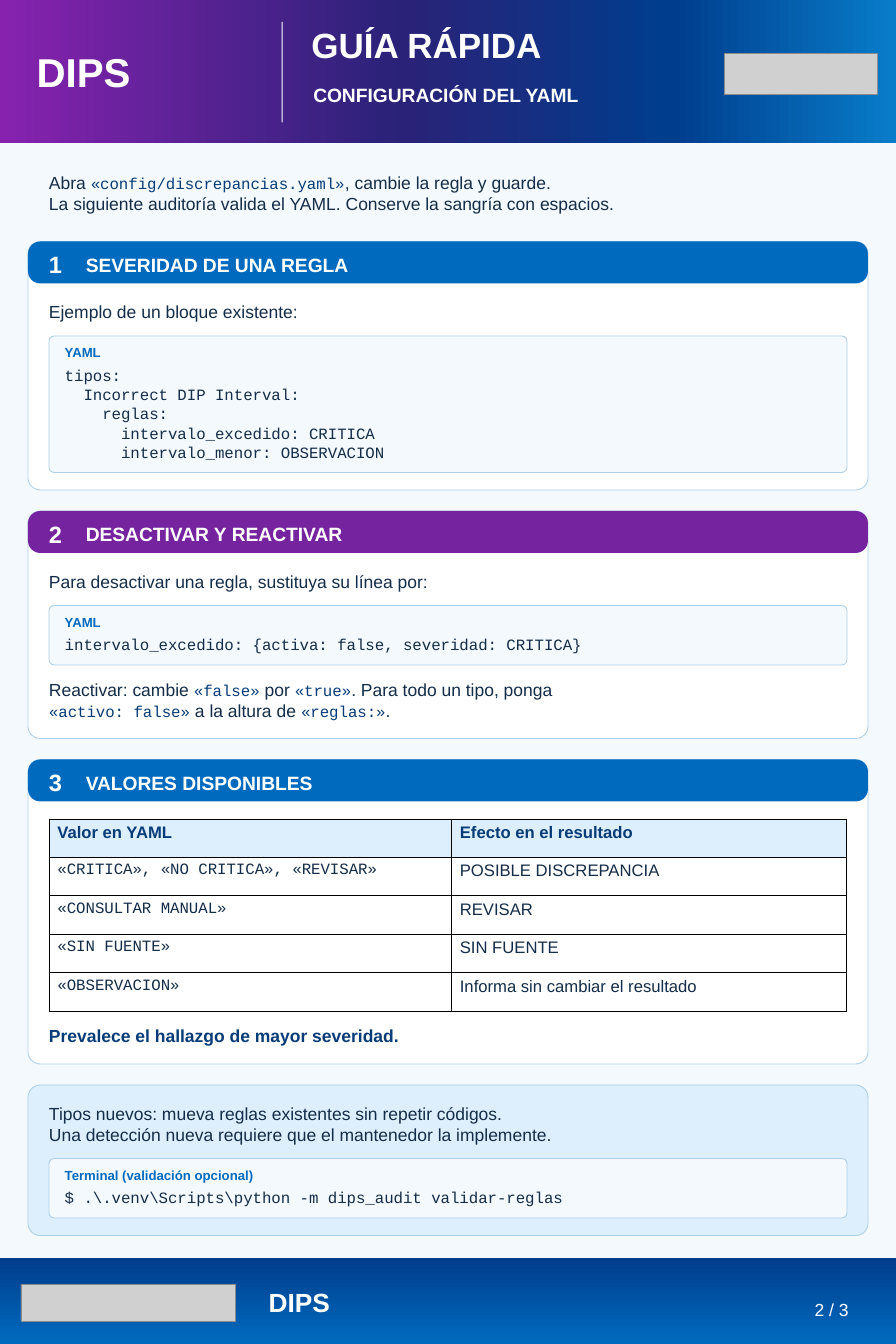
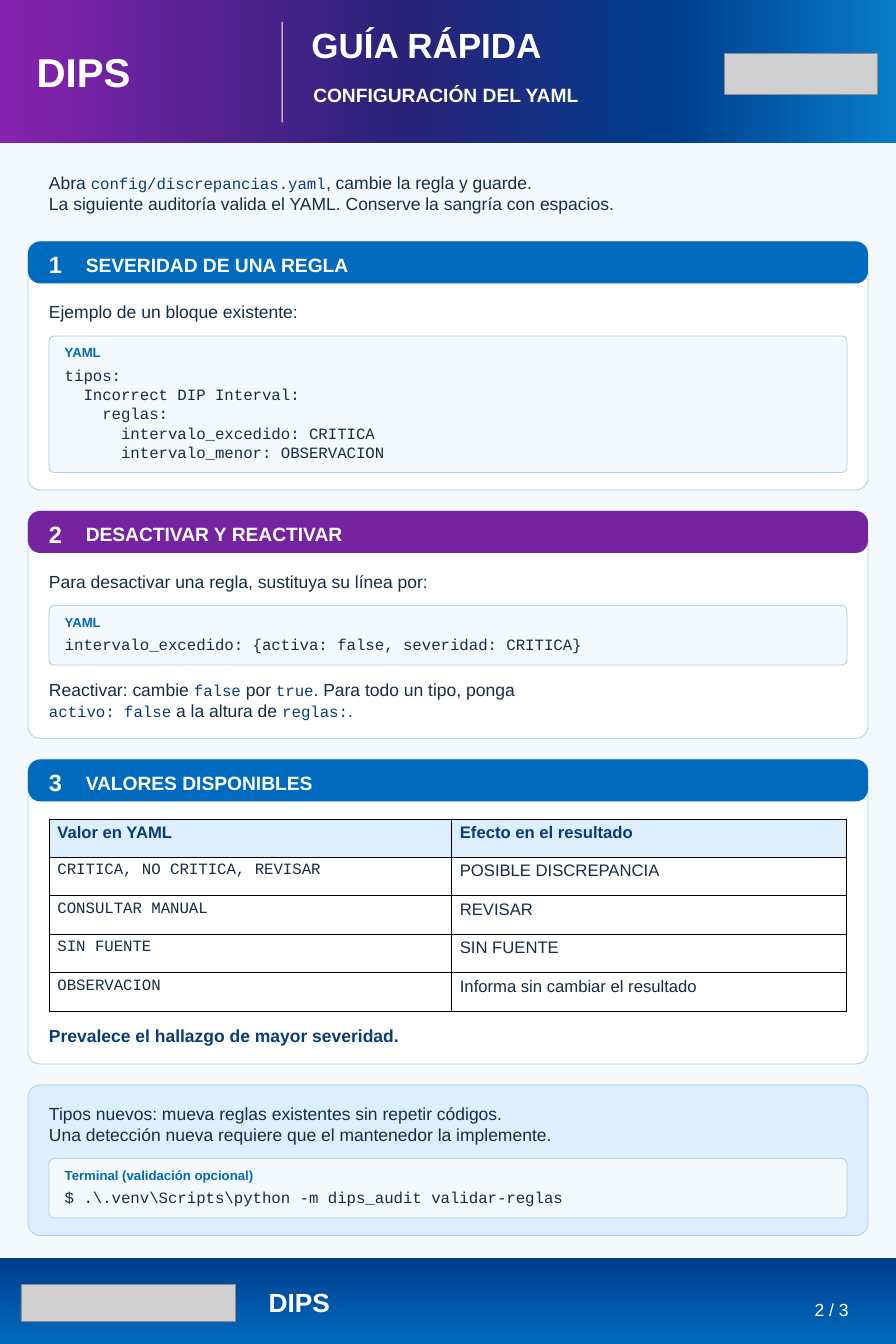
Before and after one commit to lviloriabas/dips, a slide deck: slide 2 of docs/Guia_DIPS_reglas_referencias.pptx. Drawn at 896x1344 pixels with LibreOffice and Linux fonts; fonts in the diff are those of the drawing; grey boxes stand for pictures. Boxes give left, top, right and bottom in pixels: in the first picture for what was removed or moved away, otherwise in the second. Text is boxed around its words. In the diff, an @@ line names an element or a change of style, - is before the commit and + after.

```diff
--- a/docs/Guia_DIPS_reglas_referencias.pptx
+++ b/docs/Guia_DIPS_reglas_referencias.pptx
@@ text at (x1=49, y1=176, x2=532, y2=193): text changed; size 13.5 to 15 pt; font Courier New to Arial; text colour #073C78 to #142D48 @@
-Abra «config/discrepancias.yaml», cambie la regla y guarde.
+Abra config/discrepancias.yaml, cambie la regla y guarde.
@@ text at (x1=49, y1=683, x2=515, y2=700): text changed @@
-Reactivar: cambie «false» por «true». Para todo un tipo, ponga
+Reactivar: cambie false por true. Para todo un tipo, ponga
@@ text at (x1=49, y1=704, x2=348, y2=721): text changed @@
-«activo: false» a la altura de «reglas:».
+activo: false a la altura de reglas:.
@@ table at (x1=49, y1=819, x2=846, y2=1011) @@
-row 2, column 1: «CRITICA», «NO CRITICA», «REVISAR»
+row 2, column 1: CRITICA, NO CRITICA, REVISAR
-row 3, column 1: «CONSULTAR MANUAL»
+row 3, column 1: CONSULTAR MANUAL
-row 4, column 1: «SIN FUENTE»
+row 4, column 1: SIN FUENTE
-row 5, column 1: «OBSERVACION»
+row 5, column 1: OBSERVACION
```
Also in this commit, not shown: 2 other slides changed, 1 other file.
